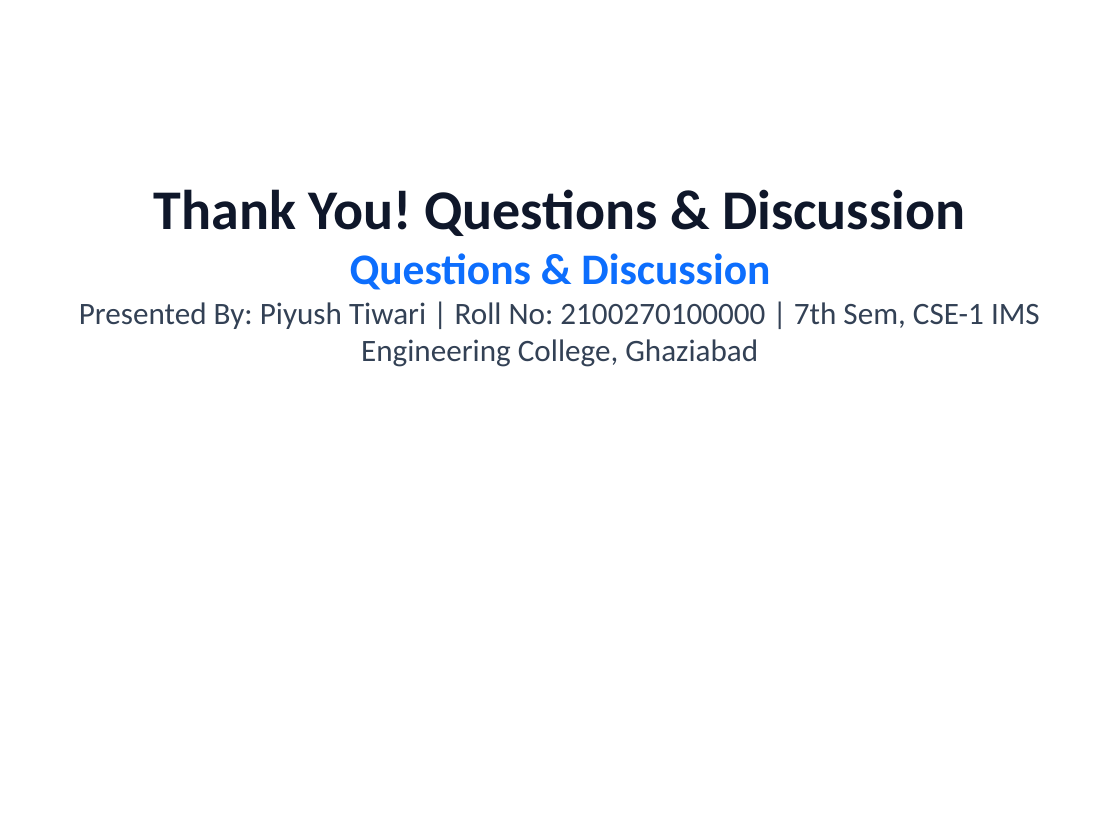
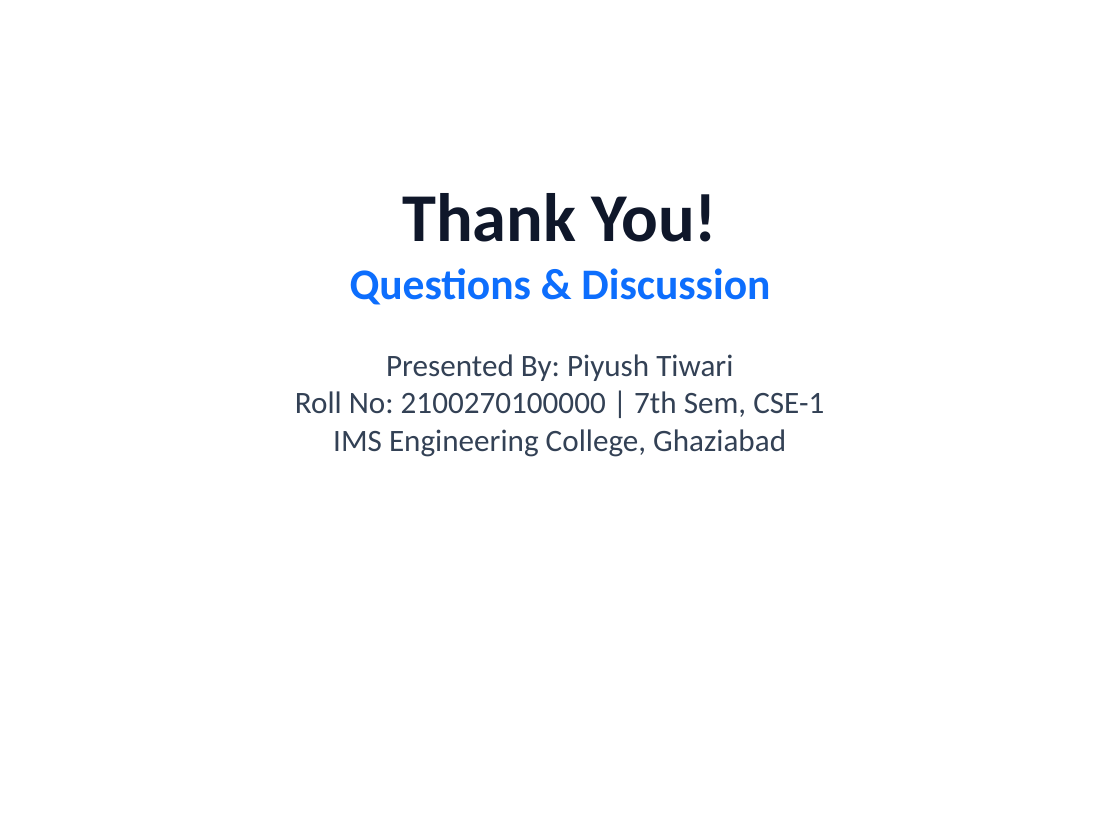
Before and after one commit to PiyushTiwari2051/Predictive-Master, a slide deck: slide 18 of Internship Presentation PPTs Template Final.pptx. Drawn at 1120x840 pixels with LibreOffice and Linux fonts; fonts in the diff are those of the drawing. Boxes give left, top, right and bottom in pixels: in the first picture for what was removed or moved away, otherwise in the second. Text is boxed around its words. In the diff, an @@ line names an element or a change of style, - is before the commit and + after.

```diff
--- a/Internship Presentation PPTs Template Final.pptx
+++ b/Internship Presentation PPTs Template Final.pptx
@@ text at [402, 193, 717, 242]: text changed; size 36 to 44 pt @@
-Thank You! Questions & Discussion
+Thank You!
@@ text at [295, 354, 824, 457]: text changed @@
-Presented By: Piyush Tiwari | Roll No: 2100270100000 | 7th Sem, CSE-1 IMS Engineering College, Ghaziabad
+Presented By: Piyush Tiwari
+Roll No: 2100270100000 | 7th Sem, CSE-1
+IMS Engineering College, Ghaziabad
```
Also in this commit, not shown: 15 other slides changed, 1 slide added, 1 slide removed, 1 other file.
